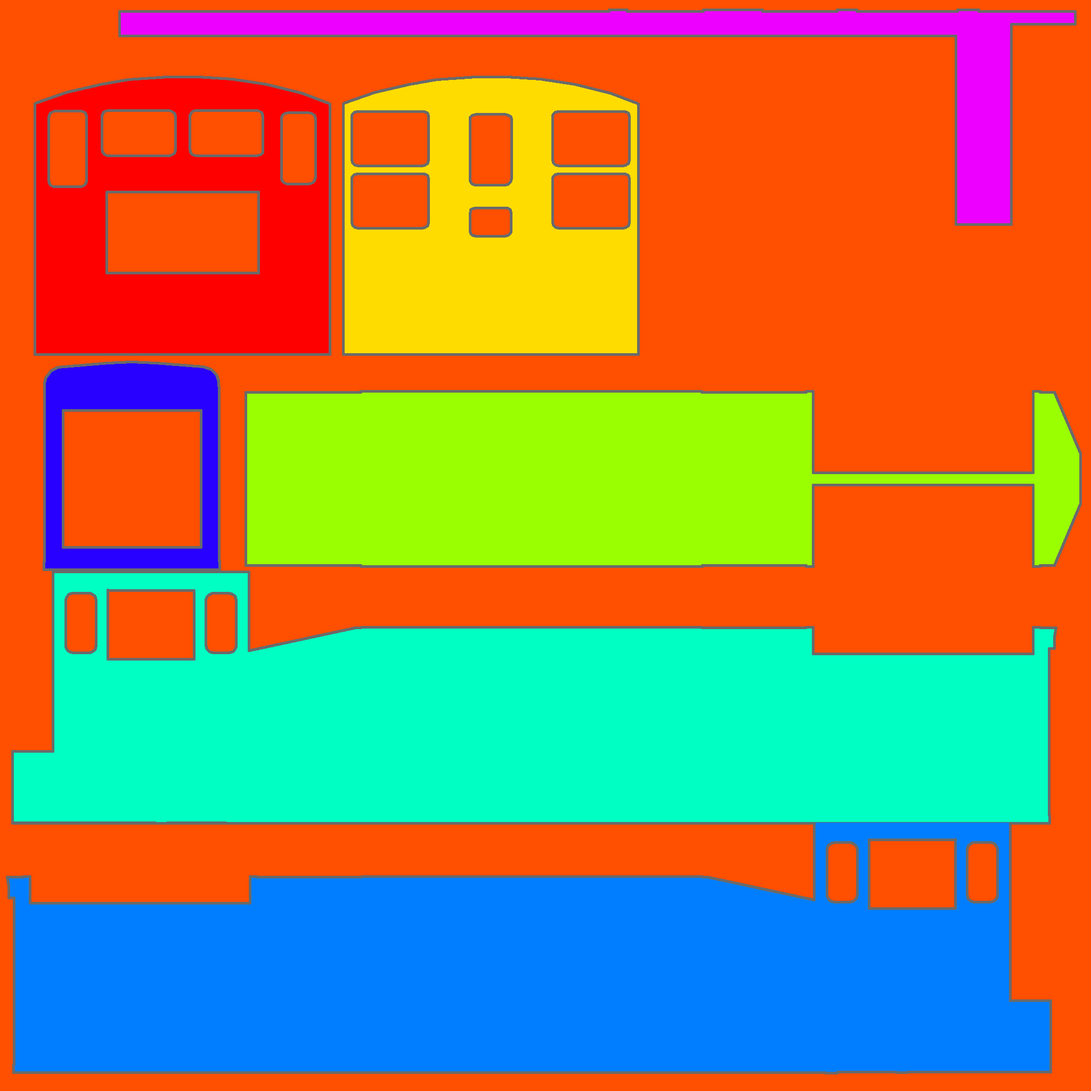
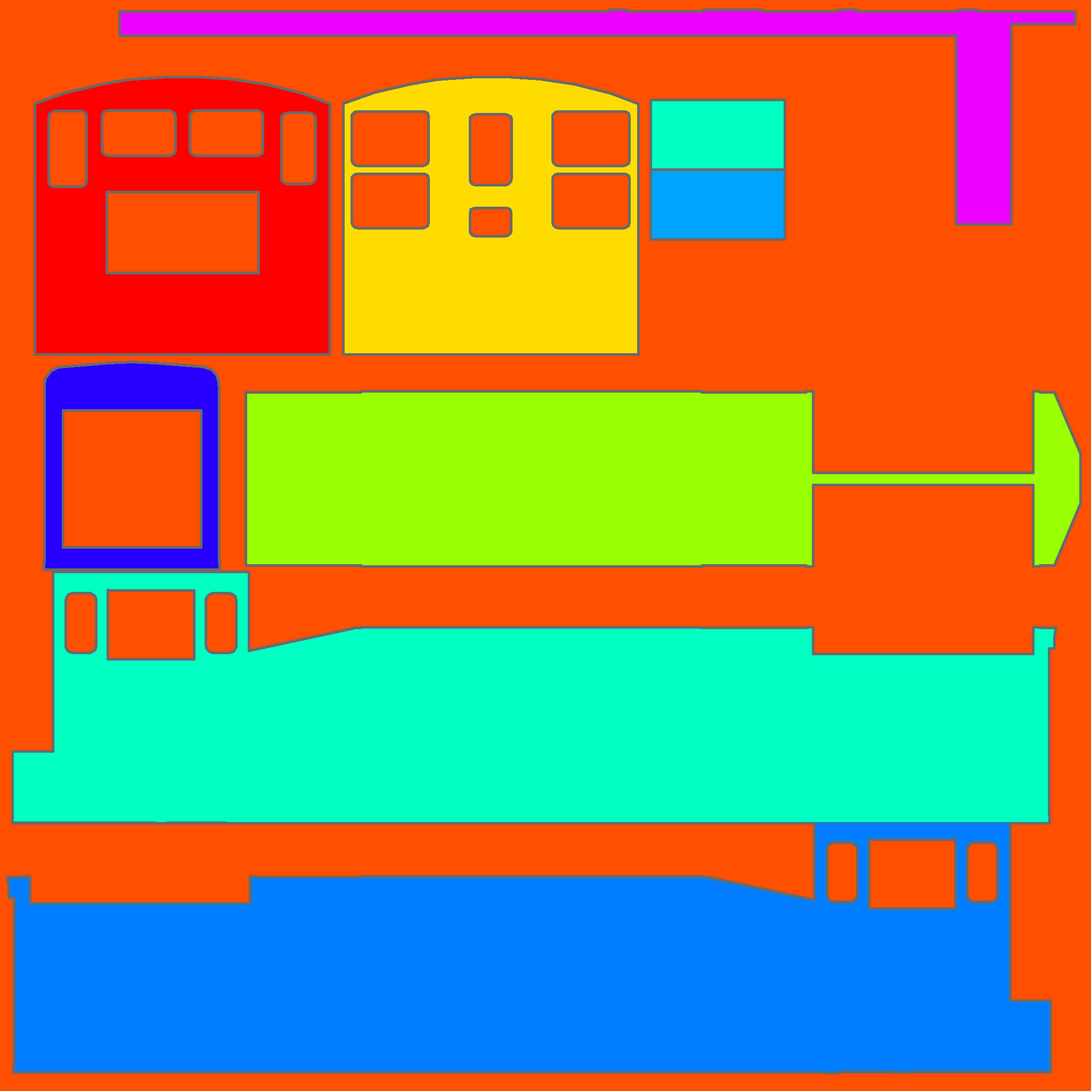
Comparing the layer stacks of the two 1091×1091 images. Changes:
painted on "template3" over [649, 98, 787, 241]
